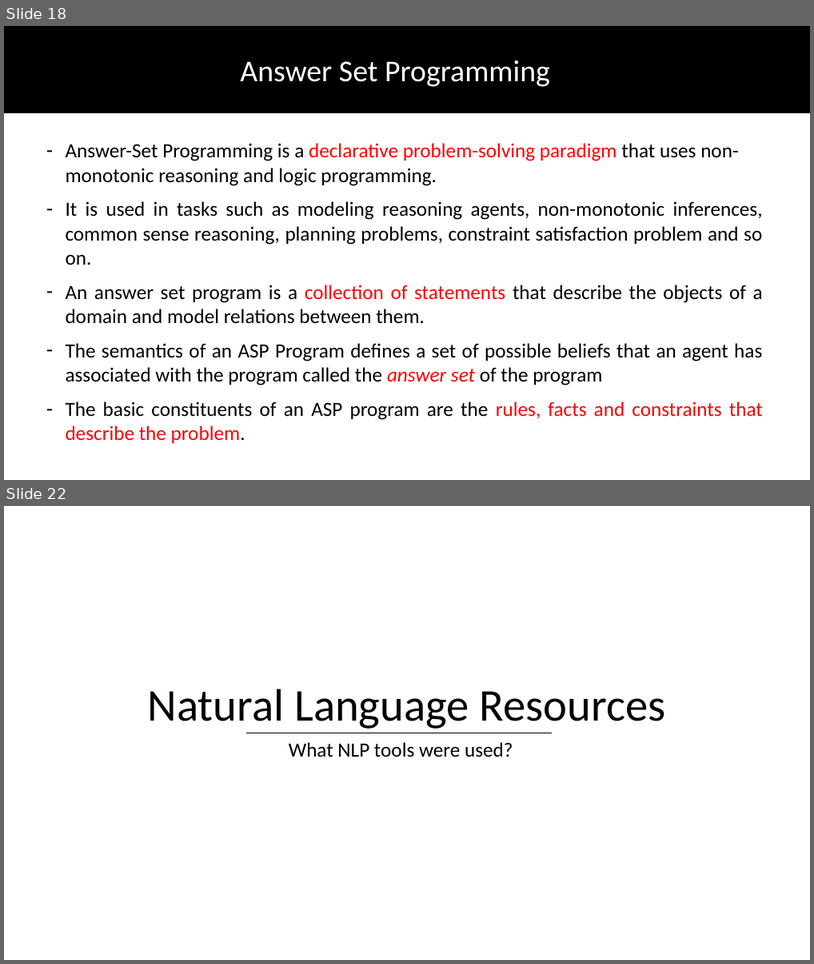
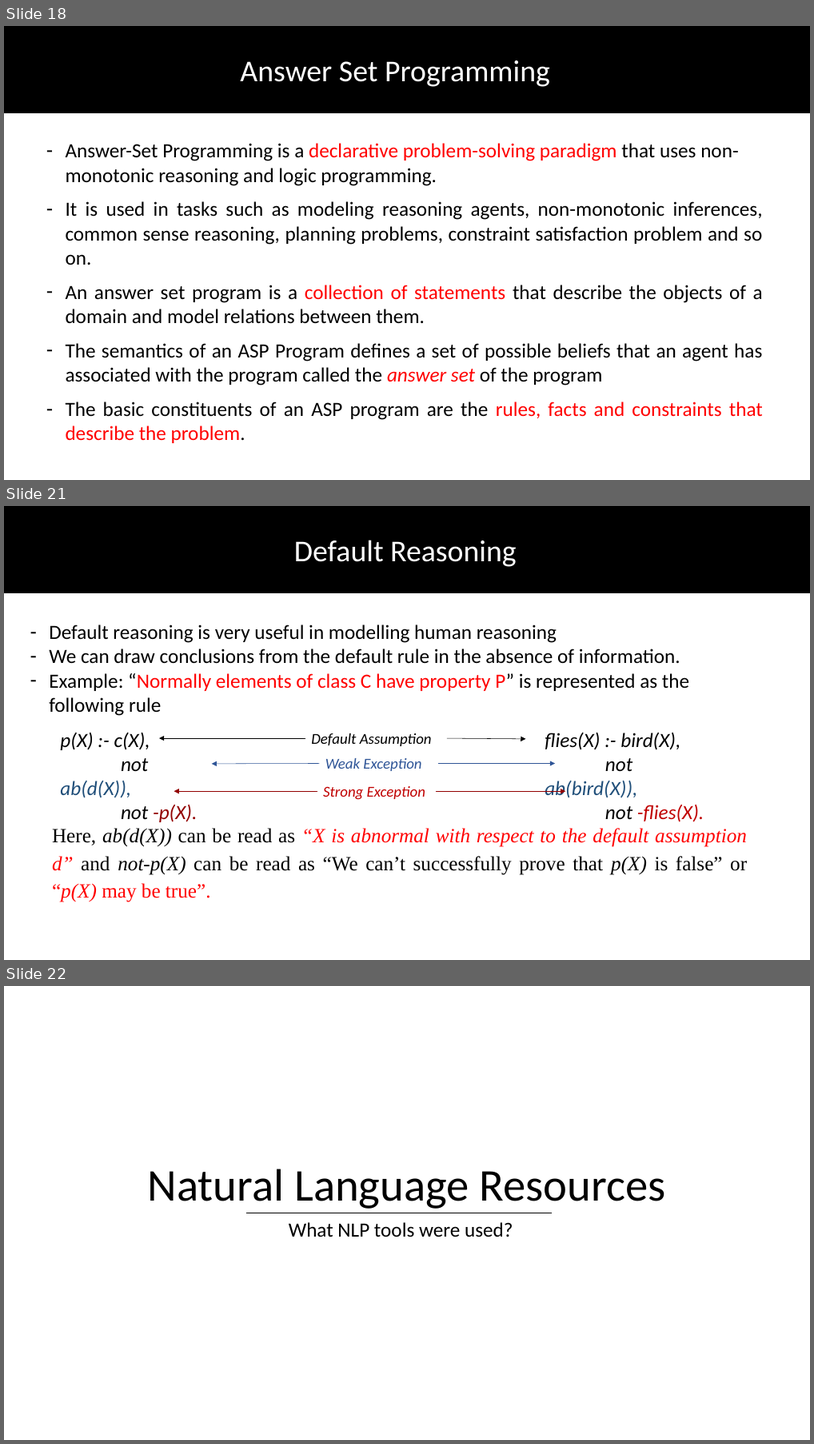
Before and after one commit to DhruvaPendharkar/thesis-project, a slide deck: Notes/ThesisPresentation.pptx. Shown one above the other, each under a label of ours: slides 18 and 22 before the commit, slides 18, 21 and 22 after it; the slides between them are not shown. The pictures are 814x964 and 814x1444 pixels, drawn with LibreOffice and Linux fonts; fonts in the diff are those of the drawing. Boxes give left, top, right and bottom in pixels: in the first picture for what was removed or moved away, otherwise in the second. Text is boxed around its words. In the diff, an @@ line names an element or a change of style, - is before the commit and + after.

Commit message:
Adding NLP Resources chapter information

```diff
--- a/Notes/ThesisPresentation.pptx
+++ b/Notes/ThesisPresentation.pptx
@@ slide 21 added at [4, 506, 810, 960], background #FFFFFF @@
@@ rectangle added at [4, 506, 810, 592], fill #000000, outline #000000 1 pt @@
@@ text added at [294, 540, 517, 567], 36 pt, text #FFFFFF @@
+Default Reasoning
@@ text added at [49, 624, 690, 716], 24 pt, text #000000 @@
+– Default reasoning is very useful in modelling human reasoning
+– We can draw conclusions from the default rule in the absence of information.
+– Example: “Normally elements of class C have property P” is represented as the following rule
@@ text added at [60, 732, 197, 822], 24 pt, text #000000, italic @@
+  p(X) :- c(X),
+  not ab(d(X)),
+  not -p(X).
@@ arrow added from (306, 738) to (159, 738), #000000 0.5 pt @@
@@ text added at [311, 733, 432, 746], 18 pt, text #000000, italic @@
+Default Assumption
@@ arrow added from (447, 738) to (526, 739), #000000 0.5 pt @@
@@ text added at [545, 732, 704, 822], 24 pt, text #000000, italic @@
+  flies(X) :- bird(X),
+  not ab(bird(X)),
+  not -flies(X).
@@ arrow added from (320, 763) to (211, 764), #2F5597 0.5 pt @@
@@ text added at [326, 758, 422, 771], 18 pt, text #2F5597, italic @@
+Weak Exception
@@ arrow added from (438, 763) to (556, 763), #2F5597 0.5 pt @@
@@ arrow added from (318, 791) to (174, 791), #920000 0.5 pt @@
@@ text added at [323, 786, 426, 800], 18 pt, text #C00000, italic @@
+Strong Exception
@@ arrow added from (436, 791) to (566, 791), #920000 0.5 pt @@
@@ text added at [52, 828, 747, 902], 24 pt, text #000000 @@
+Here, ab(d(X)) can be read as “X is abnormal with respect to the default assumption d” and not-p(X) can be read as “We can’t successfully prove that p(X) is false” or “p(X) may be true”.
```
Also in this commit, not shown: 11 other slides added, 3 slides removed.
